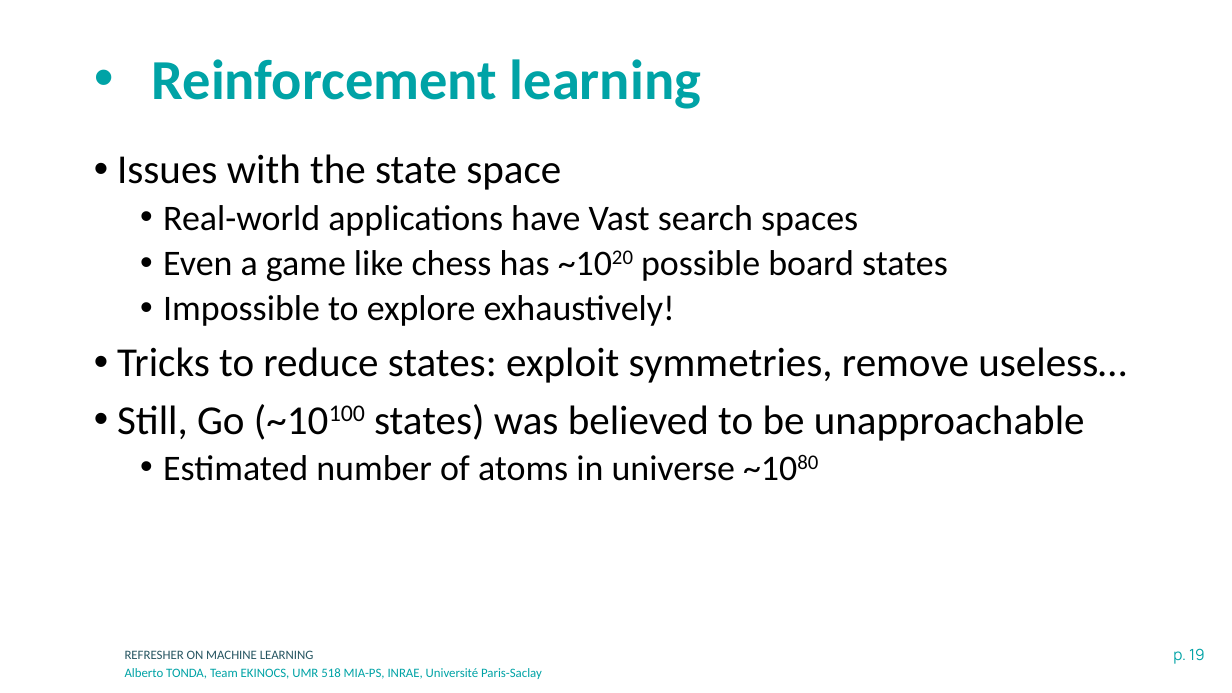
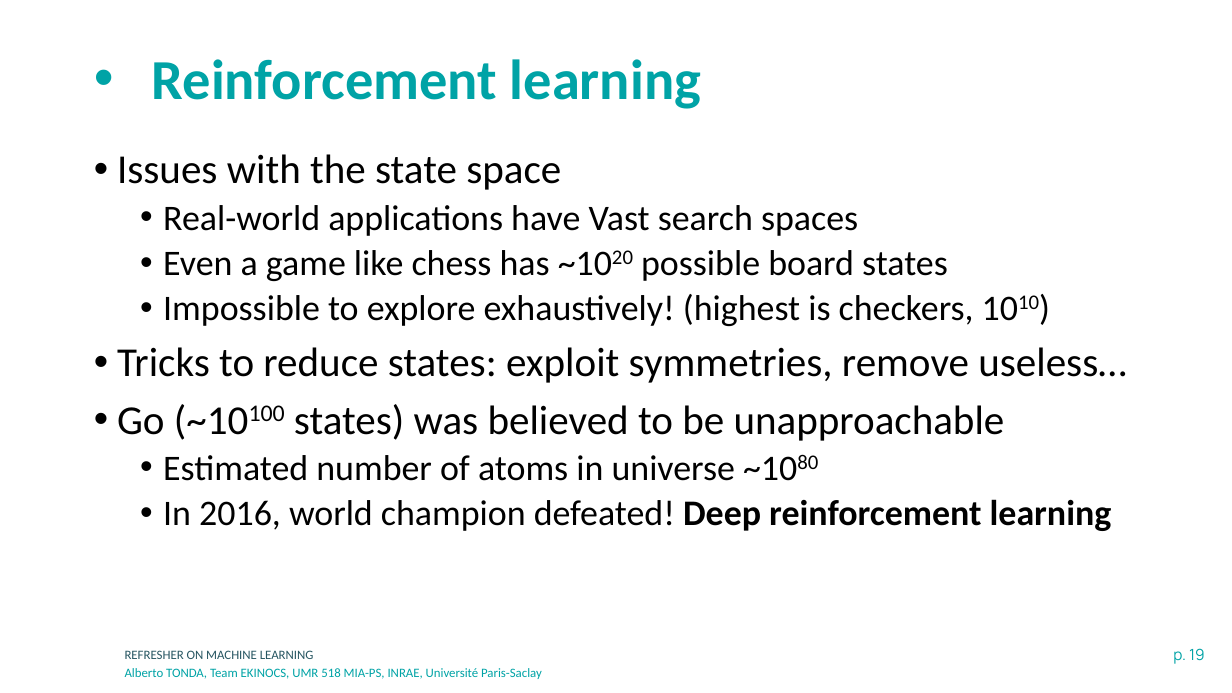
Before and after one commit to albertotonda/teaching, a slide deck: slide 19 of deep-learning-in-practice-with-pytorch/0-machine-learning.pptx. Drawn at 1232x693 pixels with LibreOffice and Linux fonts; fonts in the diff are those of the drawing; background and template pictures are left out. Boxes give left, top, right and bottom in pixels: in the first picture for what was removed or moved away, otherwise in the second. Text is boxed around its words. In the diff, an @@ line names an element or a change of style, - is before the commit and + after.

```diff
--- a/deep-learning-in-practice-with-pytorch/0-machine-learning.pptx
+++ b/deep-learning-in-practice-with-pytorch/0-machine-learning.pptx
@@ text at (x1=163, y1=294, x2=974, y2=326): text changed @@
-  • Impossible to explore exhaustively!
+  • Impossible to explore exhaustively! (highest is checkers, 1010)
@@ text at (x1=117, y1=404, x2=1005, y2=441): text changed @@
-• Still, Go (~10100 states) was believed to be unapproachable
+• Go (~10100 states) was believed to be unapproachable
@@ text at (x1=163, y1=499, x2=1112, y2=531): paragraph added @@
+  • In 2016, world champion defeated! Deep reinforcement learning
```
Also in this commit, not shown: 2 other slides changed, 8 slides added, 1 slide removed, 7 other files.
